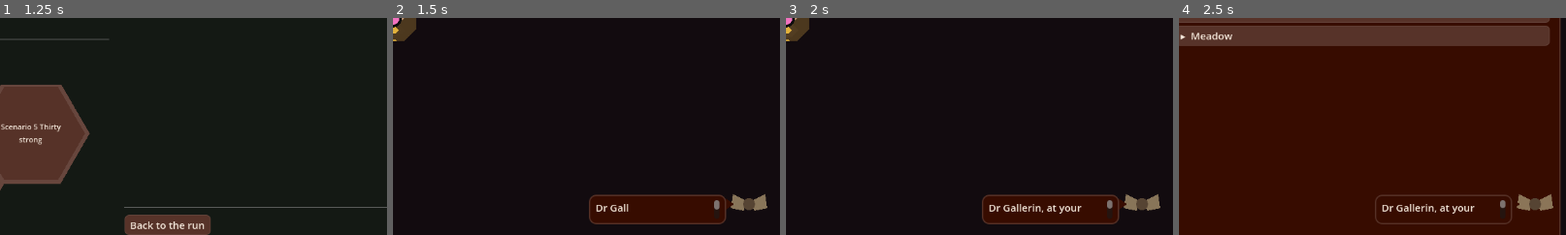
Above: before the commit, frames 1-4 (left to right).
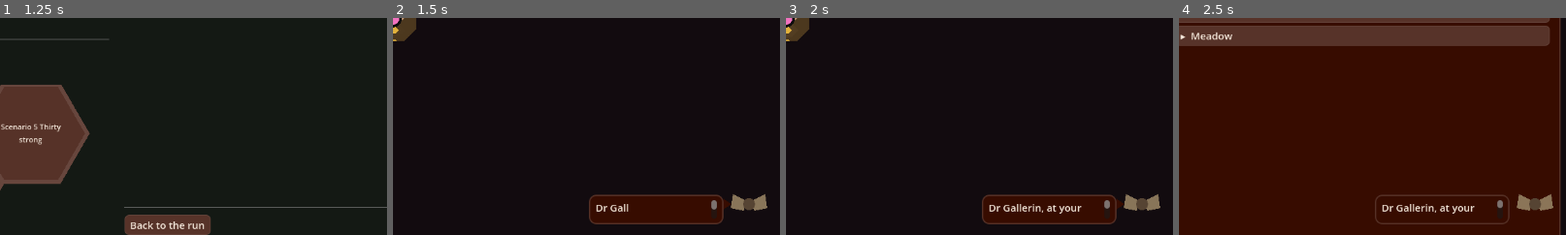
Above: after the commit, the same moments.

Repository: wonderburg7/meadow
Game: Godot game, scene res://scenes/Main.tscn
The game is run twice, just before and just after one commit, with the same random seed, the same clock (stepped at 60 frames per second) and the same inputs.
Inputs (mouse positions are % of the whole screen's width and height, from its top left):
- Up to frame 1 (1.25 s): click (10, 30) at 0.52 s
- Up to frame 2 (1.5 s): click "Start" at 1.25 s
- Up to frame 3 (2 s): no input
- Up to frame 4 (2.5 s): click "⚙" at 2 s
The pictures show only the part of the screen within x 50-100%, y 50-100%; the shares and areas given below are measured in that part.

Frame 1 is identical in both runs. In frame 2, 0.2% of the frame differs, in the area x 82-88%, y 81-96%; in frame 3, 0.2%; in frame 4, 0.2%.

Commit message:
Fix Dr Gallerin's bubble overflowing the viewport at narrow widths
test_layout_regression.py failed because gallerin_panel.gd's bubble
disabled horizontal scrolling on its ScrollContainer to let its button
row wrap narrower than its natural single-line width. Godot's
ScrollContainer only hides a child's minimum size on an axis where
scrolling is actually enabled -- disabling it does the opposite, and
the leaked minimum pushed the bubble 108px past its budget once a
reselect at 800x600 forced the row to wrap. Enabling
SCROLL_MODE_AUTO on both axes fixes it without ever showing a
scrollbar, since the row still fits once it's actually allowed to
wrap.

Co-Authored-By: Claude Sonnet 5 <noreply@anthropic.com>

Diff:
--- a/scripts/gallerin_panel.gd
+++ b/scripts/gallerin_panel.gd
@@ -183,14 +183,19 @@
 	# (HC-14, requirement 3) -- a FlowContainer's minimum width is the sum
 	# of its children on a single line, since it cannot know it will be
 	# allowed to wrap until it is actually laid out. Routing through a
-	# ScrollContainer is what hides that from the panel, the same way
-	# hud.gd's command tray hides command_columns' minimum from the tray
-	# (ui_panel_layout.gd::apply()'s own docstring: "scroll is the one
-	# control allowed to be smaller than its contents"). Horizontal scroll
-	# stays disabled -- the point is to let the row wrap and the panel grow
-	# taller, never to gain a sideways scrollbar.
+	# ScrollContainer hides that from the panel only on the axis where
+	# scrolling is enabled -- Godot's ScrollContainer propagates a child's
+	# minimum size upward on any axis where its own scroll mode is
+	# DISABLED, since it has no way to let overflow there be reached. HC-14
+	# left horizontal DISABLED on the assumption that disabling scroll was
+	# what hid the width; it does the opposite, and the leaked width shows
+	# up once the bubble is narrow enough to force a wrap (LAY-REGR,
+	# 10 Sep 2026: gallerin's rect went 108px over budget at 800x600 after a
+	# reselect). Both axes need AUTO so neither leaks; the row is still
+	# expected to fit within whatever width it is actually given (no real
+	# overflow), so no scrollbar should ever appear in practice.
 	_bubble_scroll = ScrollContainer.new()
-	_bubble_scroll.horizontal_scroll_mode = ScrollContainer.SCROLL_MODE_DISABLED
+	_bubble_scroll.horizontal_scroll_mode = ScrollContainer.SCROLL_MODE_AUTO
 	_bubble_scroll.vertical_scroll_mode = ScrollContainer.SCROLL_MODE_AUTO
 	bubble.add_child(_bubble_scroll)
 
Not shown, changed: docs/known-pitfalls.md
